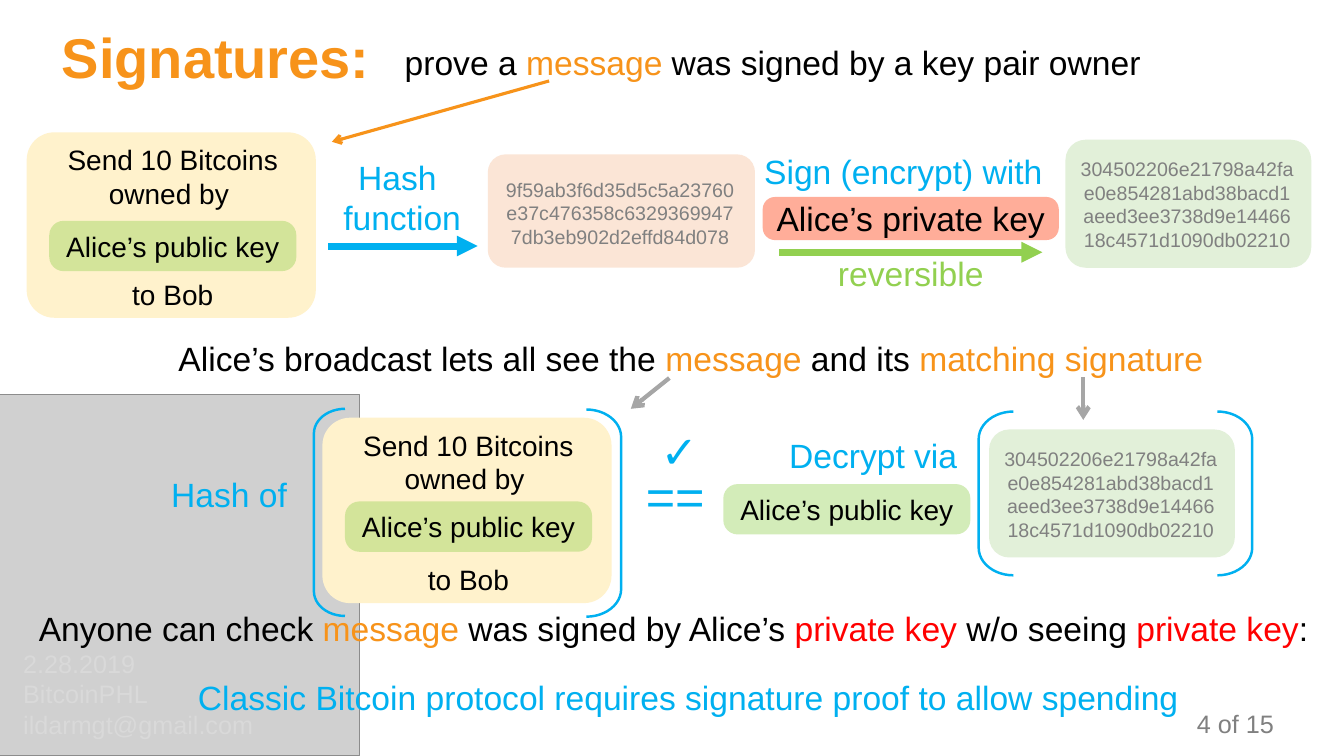
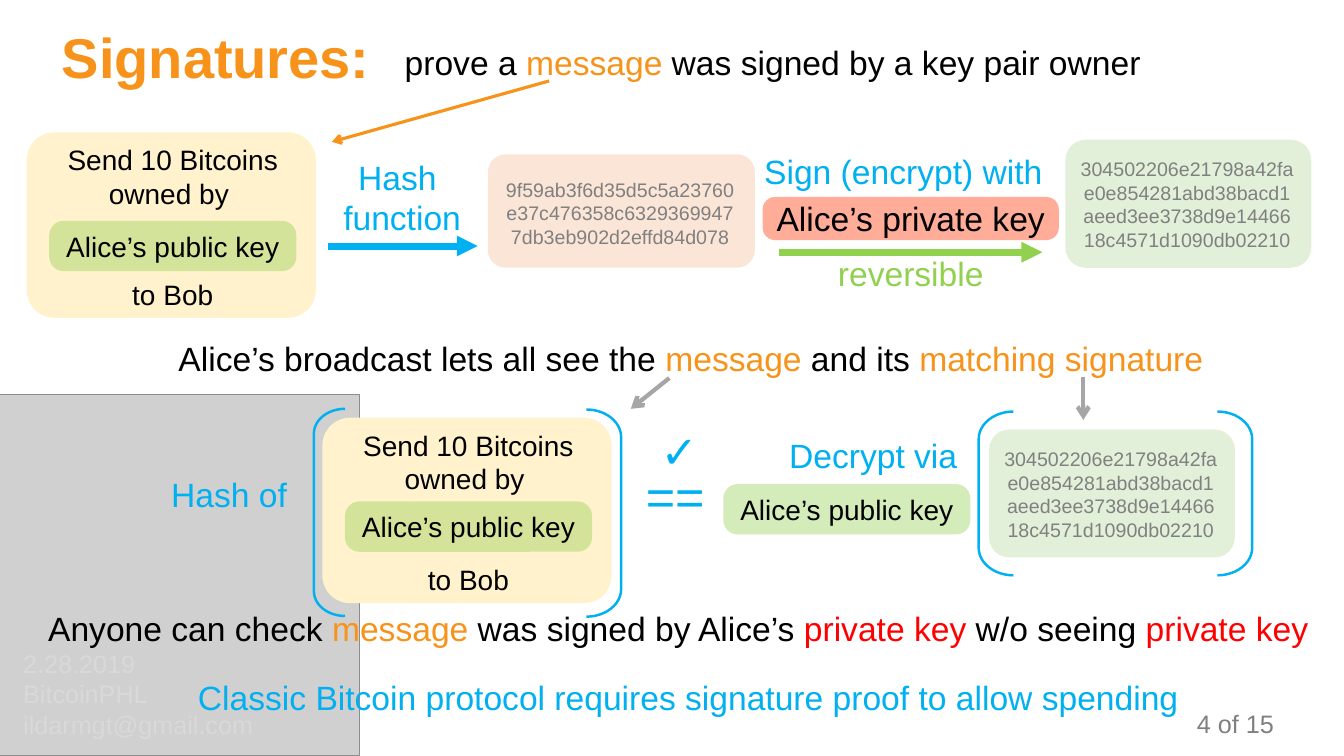
Before and after one commit to ildarmgt/client-side-bitcoin-contract-demo, a slide deck: slide 4 of slides.pptx. Drawn at 1344x756 pixels with LibreOffice and Linux fonts; fonts in the diff are those of the drawing; grey boxes stand for pictures. Boxes give left, top, right and bottom in pixels: in the first picture for what was removed or moved away, otherwise in the second. Text is boxed around its words. In the diff, an @@ line names an element or a change of style, - is before the commit and + after.

Commit message:
slide typo

```diff
--- a/slides.pptx
+++ b/slides.pptx
@@ text at box(48, 614, 1308, 648): text changed @@
-Anyone can check message was signed by Alice’s private key w/o seeing private key:
+Anyone can check message was signed by Alice’s private key w/o seeing private key
```
Also in this commit, not shown: 1 other slide changed.
